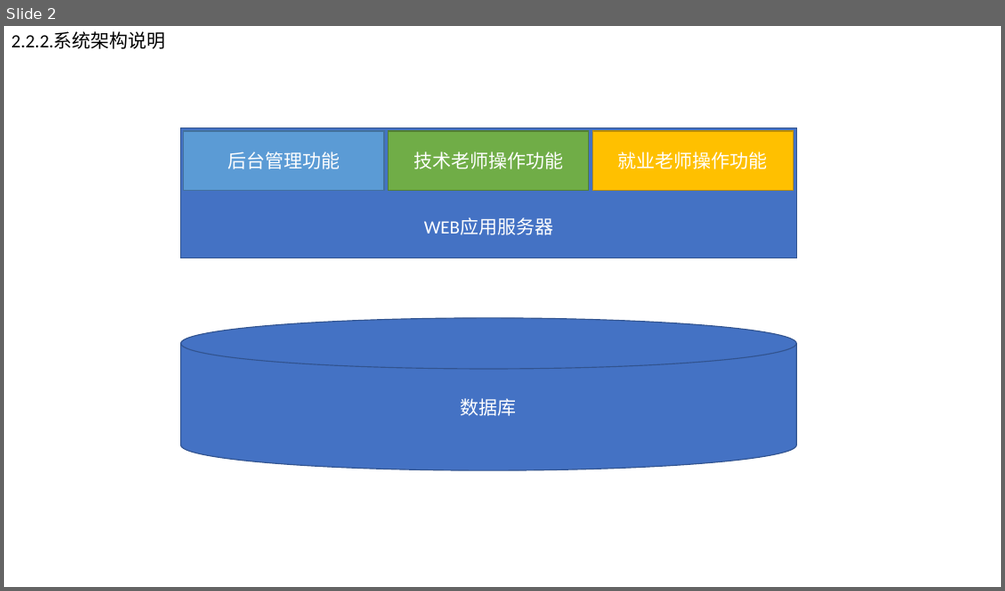
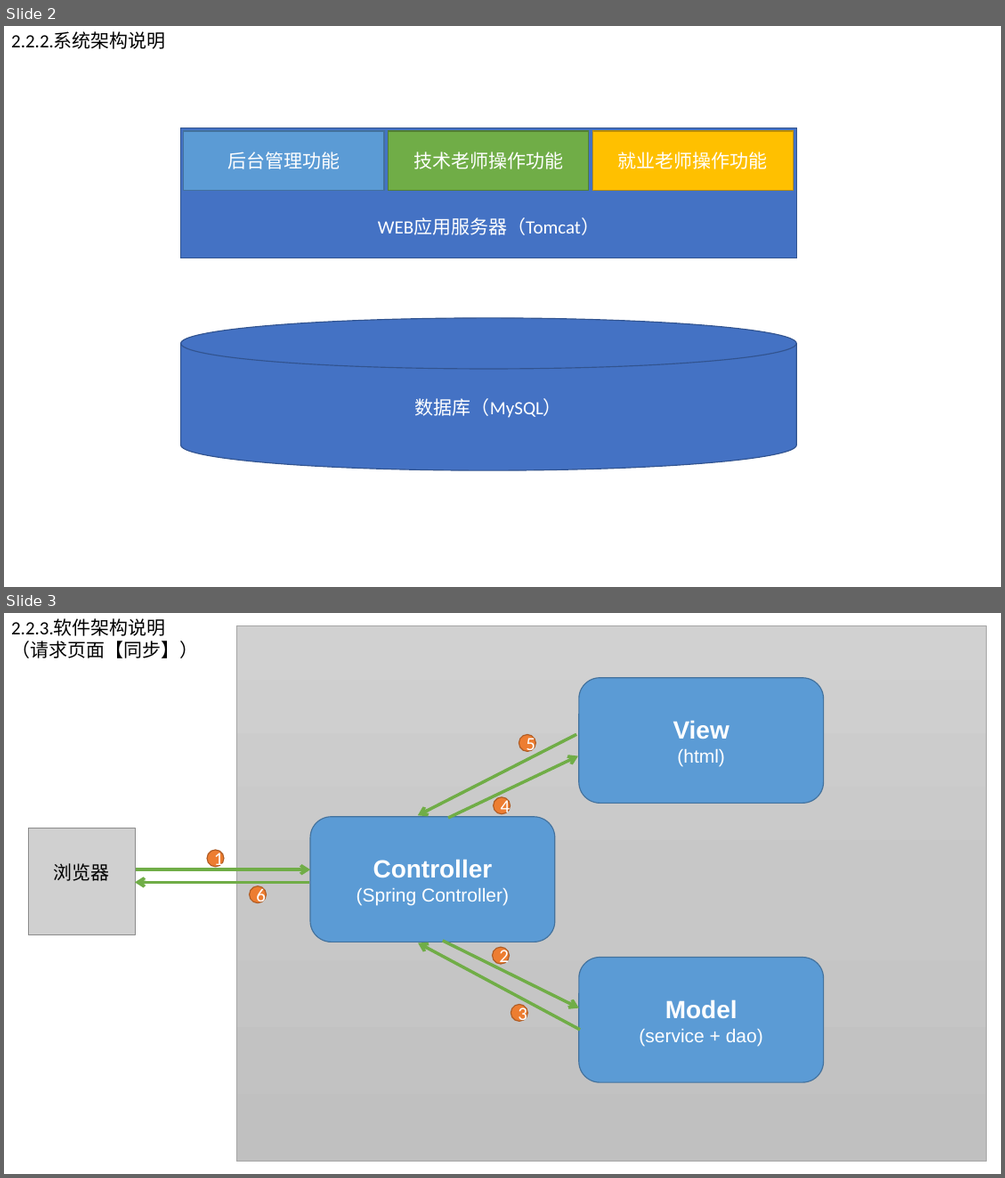
Before and after one commit to jiadongyuan/EmploymentGuidanceTracking, a slide deck: 文档/图例/概要设计.pptx. Shown one above the other, each under a label of ours: slide 2 before the commit, slides 2 and 3 after it. The pictures are 1005x591 and 1005x1178 pixels, drawn with LibreOffice and Linux fonts; fonts in the diff are those of the drawing; grey boxes stand for pictures. Boxes give left, top, right and bottom in pixels: in the first picture for what was removed or moved away, otherwise in the second. Text is boxed around its words. In the diff, an @@ line names an element or a change of style, - is before the commit and + after.

Commit message:
更新了概要设计，增加软件架构设计

```diff
--- a/文档/图例/概要设计.pptx
+++ b/文档/图例/概要设计.pptx
@@ slide 3 added at box(4, 613, 1001, 1174), background #FFFFFF @@
@@ text added at box(11, 619, 198, 658), 18 pt, text #000000 @@
+2.2.3.软件架构说明
+（请求页面【同步】）
@@ rectangle added at box(236, 625, 987, 1160), fill gradient #D2D2D2 to #C8C8C8 to #C0C0C0, outline #A5A5A5 0.5 pt @@
@@ rounded rectangle added at box(579, 678, 824, 803), fill #5B9BD5, outline #43739E 1 pt, 18 pt, text #FFFFFF @@
+View
+(html)
@@ arrow added from (577, 734) to (418, 816), #70AD47 3 pt @@
@@ ellipse added at box(519, 734, 536, 751), fill #ED7D31, outline #AF5C24 1 pt, 18 pt, text #FFFFFF @@
+5
@@ arrow added from (448, 818) to (578, 755), #70AD47 3 pt @@
@@ ellipse added at box(493, 797, 510, 814), fill #ED7D31, outline #AF5C24 1 pt, 18 pt, text #FFFFFF @@
+4
@@ rounded rectangle added at box(310, 817, 555, 941), fill #5B9BD5, outline #43739E 1 pt, 18 pt, text #FFFFFF @@
+Controller
+(Spring Controller)
@@ picture added at box(29, 827, 136, 934) @@
@@ ellipse added at box(208, 850, 225, 868), fill #ED7D31, outline #AF5C24 1 pt, 18 pt, text #FFFFFF @@
+1
@@ text added at box(53, 863, 109, 881), 18 pt, text #000000 @@
+浏览器
@@ arrow added from (136, 869) to (310, 869), #70AD47 3 pt @@
@@ arrow added from (309, 882) to (135, 882), #70AD47 3 pt @@
@@ ellipse added at box(250, 886, 267, 903), fill #ED7D31, outline #AF5C24 1 pt, 18 pt, text #FFFFFF @@
+6
@@ arrow added from (580, 1030) to (418, 943), #70AD47 3 pt @@
@@ arrow added from (443, 941) to (579, 1008), #70AD47 3 pt @@
@@ ellipse added at box(493, 948, 510, 965), fill #ED7D31, outline #AF5C24 1 pt, 18 pt, text #FFFFFF @@
+2
@@ rounded rectangle added at box(579, 957, 824, 1082), fill #5B9BD5, outline #43739E 1 pt, 18 pt, text #FFFFFF @@
+Model
+(service + dao)
@@ ellipse added at box(511, 1004, 528, 1022), fill #ED7D31, outline #AF5C24 1 pt, 18 pt, text #FFFFFF @@
+3
@@ slide 2 changed as well @@
@@ text in rectangle at box(378, 217, 599, 235): text changed @@
-WEB应用服务器
+WEB应用服务器（Tomcat）
@@ text in cylinder at box(415, 398, 562, 418): text changed @@
-数据库
+数据库（MySQL）
```
Also in this commit, not shown: 2 other slides changed.
